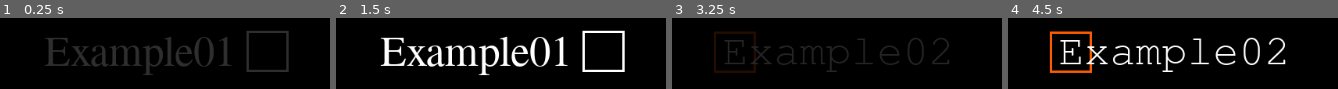
Above: before the commit, frames 1-4 (left to right).
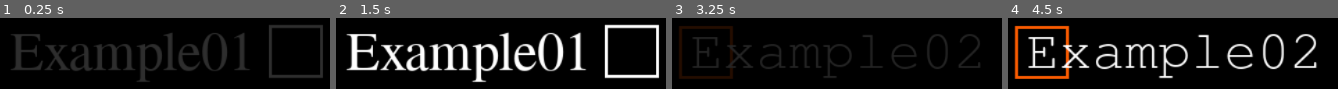
Above: after the commit, the same moments.

Repository: Bytezz/godot-fadeintro
Game: Godot game, scene res://FadeIntro.tscn
The game is run twice, just before and just after one commit, with the same random seed, the same clock (stepped at 60 frames per second) and the same inputs. The project has no main scene, so this scene is started directly.
Inputs:
- Up to frame 1 (0.25 s): no input
- Up to frame 2 (1.5 s): tap Enter (ui_accept) at 0.5, 0.77, 1.25 s
- Up to frame 3 (3.25 s): tap Enter (ui_accept) at 1.52, 2, 3.02 s
- Up to frame 4 (4.5 s): tap Enter (ui_accept) at 3.77, 4.25 s

The runs differ from the first frame. In frame 1, 15% of the frame differs, in the area x 3-98%, y 9-91%; in frame 2, 24%, in the area x 3-98%, y 8-91%; in frame 3, 11%; in frame 4, 21%.

Commit message:
Added pic size and pic min size

Diff:
--- a/FadeIntro.gd
+++ b/FadeIntro.gd
@@ -9,13 +9,17 @@
 signal finished
 
 onready var Background = get_node("Background")
-onready var Picture = get_node("CenterContainer/MarginContainer/Picture")
+onready var Picture = get_node("CenterContainer/Picture")
 onready var HoldTimer = get_node("HoldTimer")
 onready var FadeAnimationPlayer = get_node("FadeAnimationPlayer")
 
 ## Pics to show with fades
 export(Array, Texture) var pics
 var picIndex = 0
+## Width of image based on window size
+export var sizePerc = 0.5
+## Min width of image in pixels
+export var minSizePx = 300
 ## Time for pics to stay still
 export var holdSeconds = 1
 ## Length of fade in and fade out
@@ -36,6 +40,13 @@
 
 	if pics!=null and pics.size()>0:
 		Picture.texture = pics[picIndex]
+
+		# set picture size
+		if get_viewport().size.x*sizePerc < minSizePx:
+			Picture.rect_min_size = Vector2(minSizePx, minSizePx)
+		else:
+			Picture.rect_min_size = get_viewport().size*sizePerc
+
 		FadeAnimationPlayer.playback_speed = FadeAnimationPlayer.get_animation("fadeIn").length / fadeSeconds
 		FadeAnimationPlayer.play("fadeIn")
 
@@ -56,6 +67,15 @@
 		else:
 			end()
 
+func resizePic():
+	if get_viewport().size.x*sizePerc < minSizePx:
+		$CenterContainer/Picture.rect_min_size = Vector2(minSizePx, minSizePx)
+	else:
+		$CenterContainer/Picture.rect_min_size = get_viewport().size*sizePerc
+
+func _on_FadeIntro_resized():
+	resizePic()
+
 
 func _input(event):
 	if enableSkip:
--- a/FadeIntro.tscn
+++ b/FadeIntro.tscn
@@ -7,7 +7,7 @@
 [sub_resource type="Animation" id=1]
 length = 0.001
 tracks/0/type = "bezier"
-tracks/0/path = NodePath("CenterContainer/MarginContainer/Picture:modulate:r")
+tracks/0/path = NodePath("CenterContainer/Picture:modulate:r")
 tracks/0/interp = 1
 tracks/0/loop_wrap = true
 tracks/0/imported = false
@@ -17,7 +17,7 @@
 "times": PoolRealArray( 0 )
 }
 tracks/1/type = "bezier"
-tracks/1/path = NodePath("CenterContainer/MarginContainer/Picture:modulate:g")
+tracks/1/path = NodePath("CenterContainer/Picture:modulate:g")
 tracks/1/interp = 1
 tracks/1/loop_wrap = true
 tracks/1/imported = false
@@ -27,7 +27,7 @@
 "times": PoolRealArray( 0 )
 }
 tracks/2/type = "bezier"
-tracks/2/path = NodePath("CenterContainer/MarginContainer/Picture:modulate:b")
+tracks/2/path = NodePath("CenterContainer/Picture:modulate:b")
 tracks/2/interp = 1
 tracks/2/loop_wrap = true
 tracks/2/imported = false
@@ -37,7 +37,7 @@
 "times": PoolRealArray( 0 )
 }
 tracks/3/type = "bezier"
-tracks/3/path = NodePath("CenterContainer/MarginContainer/Picture:modulate:a")
+tracks/3/path = NodePath("CenterContainer/Picture:modulate:a")
 tracks/3/interp = 1
 tracks/3/loop_wrap = true
 tracks/3/imported = false
@@ -50,7 +50,7 @@
 [sub_resource type="Animation" id=2]
 resource_name = "fadeIn"
 tracks/0/type = "bezier"
-tracks/0/path = NodePath("CenterContainer/MarginContainer/Picture:modulate:a")
+tracks/0/path = NodePath("CenterContainer/Picture:modulate:a")
 tracks/0/interp = 1
 tracks/0/loop_wrap = true
 tracks/0/imported = false
@@ -63,7 +63,7 @@
 [sub_resource type="Animation" id=3]
 resource_name = "fadeOut"
 tracks/0/type = "bezier"
-tracks/0/path = NodePath("CenterContainer/MarginContainer/Picture:modulate:a")
+tracks/0/path = NodePath("CenterContainer/Picture:modulate:a")
 tracks/0/interp = 1
 tracks/0/loop_wrap = true
 tracks/0/imported = false
@@ -105,14 +105,15 @@
 "_edit_use_anchors_": false
 }
 
-[node name="MarginContainer" type="MarginContainer" parent="CenterContainer"]
+[node name="Picture" type="TextureRect" parent="CenterContainer"]
+modulate = Color( 1, 1, 1, 0 )
 margin_left = 512.0
 margin_top = 300.0
 margin_right = 512.0
 margin_bottom = 300.0
+expand = true
+stretch_mode = 6
 
-[node name="Picture" type="TextureRect" parent="CenterContainer/MarginContainer"]
-modulate = Color( 1, 1, 1, 0 )
-
+[connection signal="resized" from="." to="." method="_on_FadeIntro_resized"]
 [connection signal="timeout" from="HoldTimer" to="." method="_on_HoldTimer_timeout"]
 [connection signal="animation_finished" from="FadeAnimationPlayer" to="." method="_on_FadeAnimationPlayer_animation_finished"]
Binary file changed: screenshots/options.png
Not shown, changed: README.md
